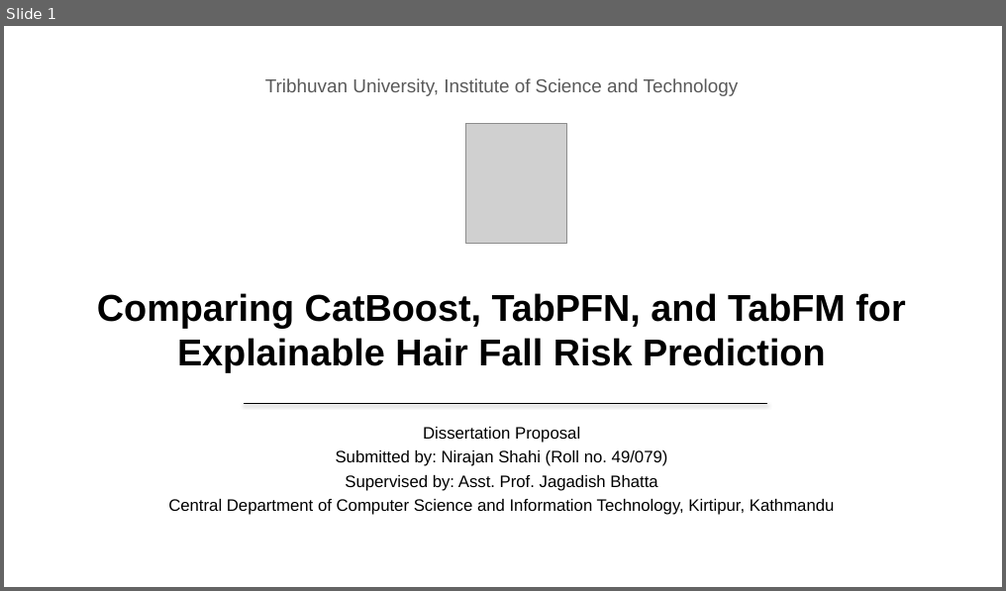
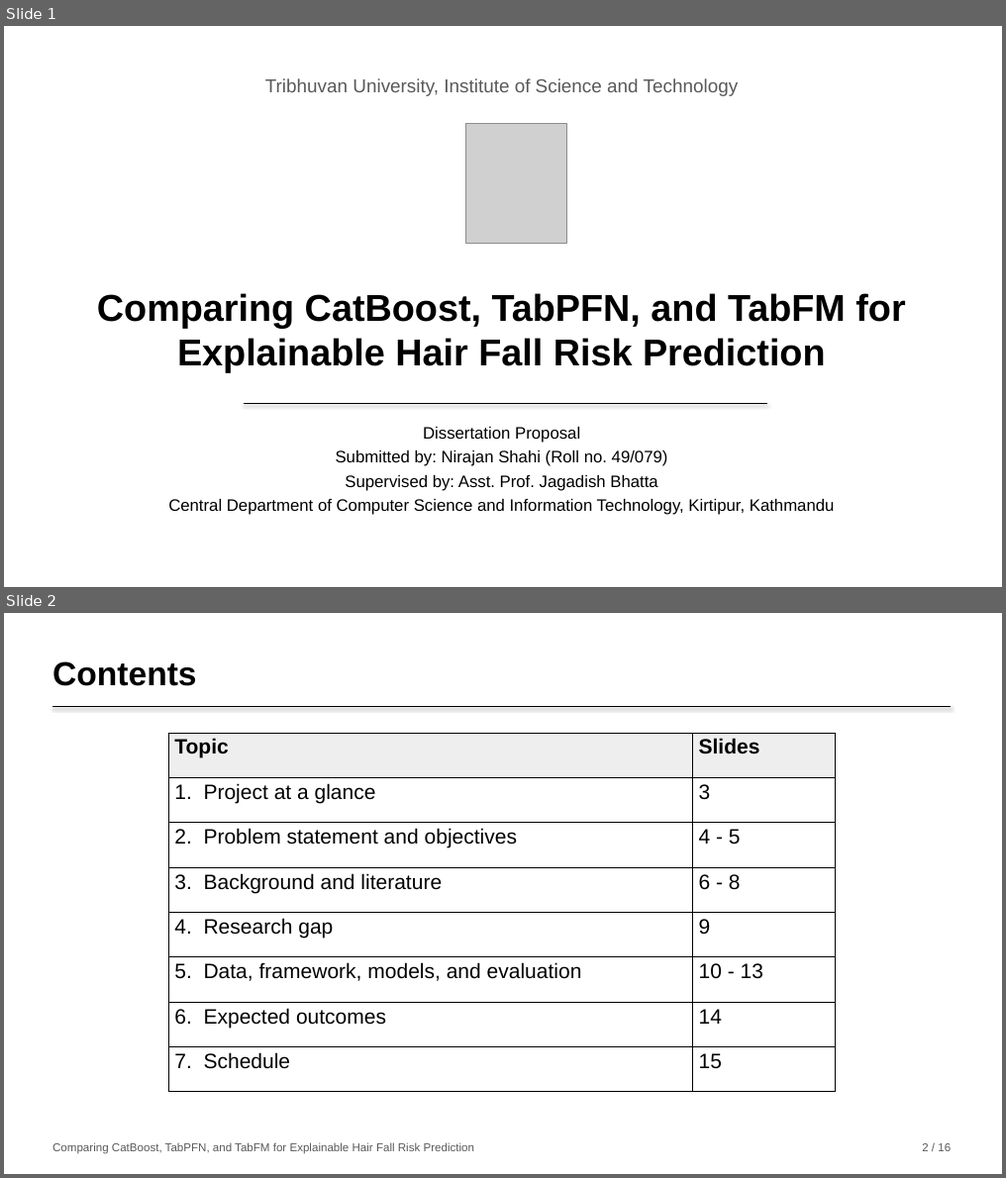
Before and after one commit to nirajanS1211/Hairfall-Thesis, a slide deck: Thesis_Final/Presentation/Hairfall_Presentation.pptx. Shown one above the other, each under a label of ours: slide 1 before the commit, slides 1 and 2 after it. The pictures are 1006x591 and 1006x1178 pixels, drawn with LibreOffice and Linux fonts; fonts in the diff are those of the drawing; grey boxes stand for pictures. Boxes give left, top, right and bottom in pixels: in the first picture for what was removed or moved away, otherwise in the second. Text is boxed around its words. In the diff, an @@ line names an element or a change of style, - is before the commit and + after.

Commit message:
Update presentation: add contents slide and thank you slide, adjust total slide count

```diff
--- a/Thesis_Final/Presentation/Hairfall_Presentation.pptx
+++ b/Thesis_Final/Presentation/Hairfall_Presentation.pptx
@@ slide 2 added at <box>4,613,1002,1174</box>, background #FFFFFF @@
@@ text added at <box>53,662,197,686</box>, 32 pt, text #000000, bold @@
+Contents
@@ line added from (53, 707) to (951, 707), #000000 1.25 pt @@
@@ table added at <box>168,733,835,1092</box>, 8 rows, 2 columns @@
+Topic | Slides
+1. Project at a glance | 3
+2. Problem statement and objectives | 4 - 5
+3. Background and literature | 6 - 8
+4. Research gap | 9
+5. Data, framework, models, and evaluation | 10 - 13
+6. Expected outcomes | 14
+7. Schedule | 15
@@ text added at <box>53,1143,474,1155</box>, 11 pt, text #595959 @@
+Comparing CatBoost, TabPFN, and TabFM for Explainable Hair Fall Risk Prediction
@@ text added at <box>922,1144,950,1152</box>, 11 pt, text #595959 @@
+2 / 16
```
Also in this commit, not shown: 13 slides changed, 1 other slide added, 2 other files.
